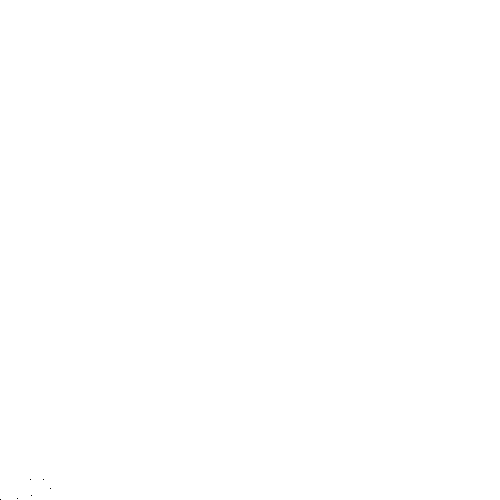
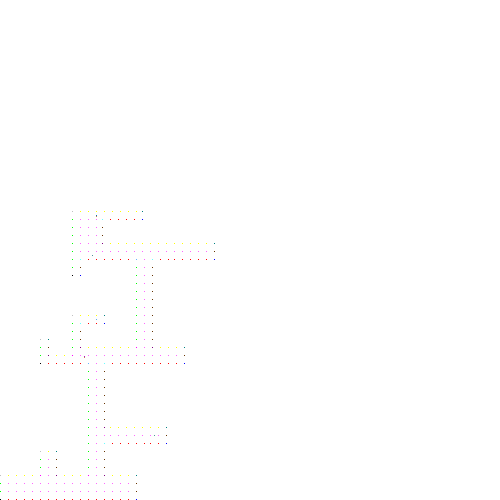
The second 500px x 500px image is a revision of the first. Changes to its layers:
painted on "Layer 2" over (8, 219, 207, 493)
painted on "Layer 1" over (0, 211, 215, 500)
